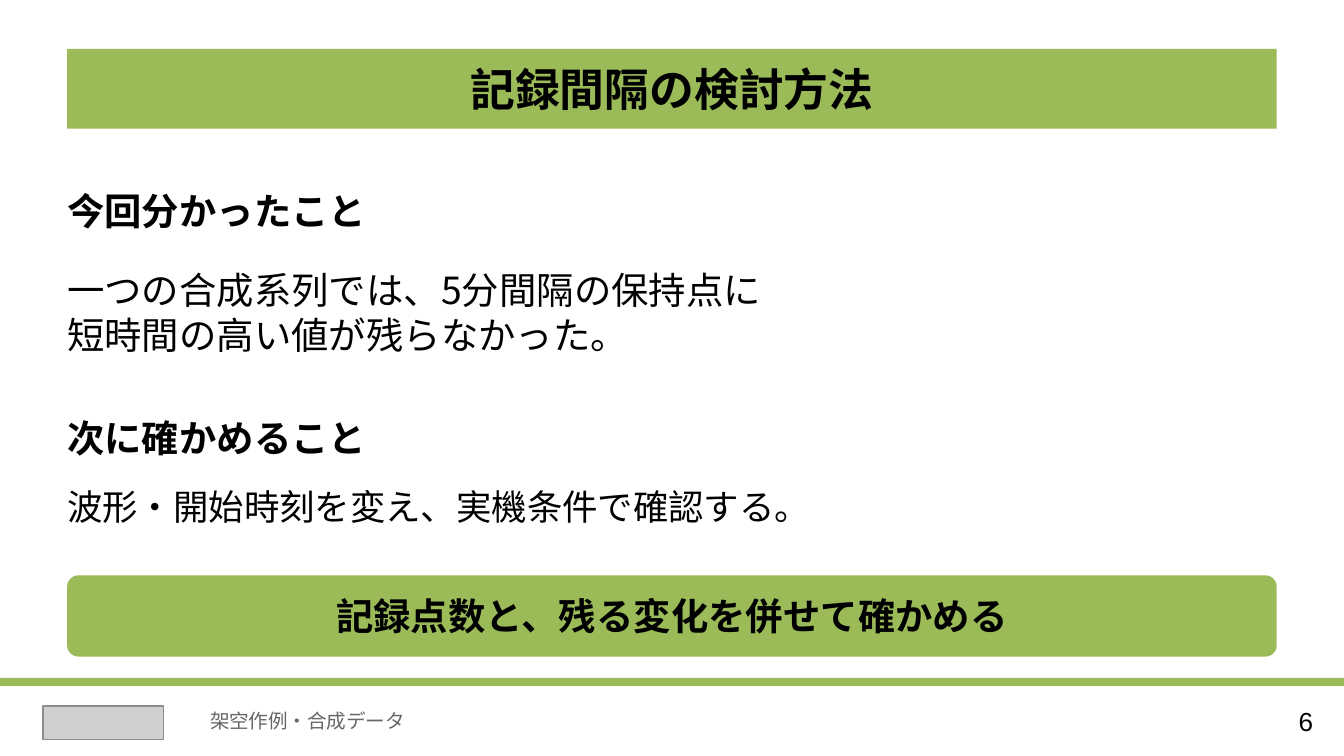
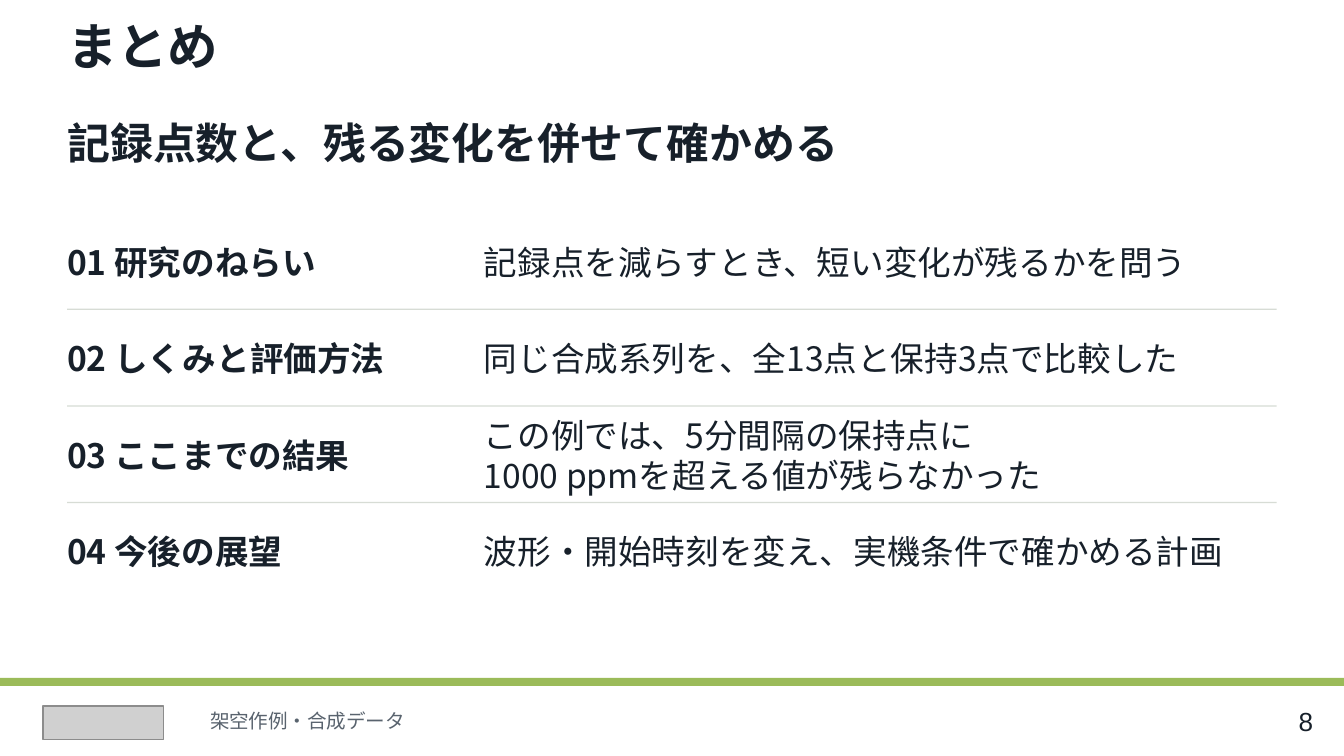
Before and after one commit to cpslab/skill-create-slides, a slide deck: slide 8 of assets/visual-reference/cps-layout-reference.pptx (slide 6 before the commit). Drawn at 1344x756 pixels with LibreOffice and Linux fonts; fonts in the diff are those of the drawing; grey boxes stand for pictures. Boxes give left, top, right and bottom in pixels: in the first picture for what was removed or moved away, otherwise in the second. Text is boxed around its words. In the diff, an @@ line names an element or a change of style, - is before the commit and + after.

```diff
--- a/assets/visual-reference/cps-layout-reference.pptx
+++ b/assets/visual-reference/cps-layout-reference.pptx
@@ text added at <box>67,24,218,68</box>, 27 pt, text #17202A, bold @@
+まとめ
@@ rectangle removed at <box>67,48,1277,128</box> @@
-記録間隔の検討方法
@@ text "記録点数と、残る変化を併せて確かめる": place and size @@
-text "記録点数と、残る変化を併せて確かめる" at <box>67,575,1277,656</box>
+text "記録点数と、残る変化を併せて確かめる" at <box>67,122,838,163</box>
@@ text "記録点数と、残る変化を併せて確かめる" at <box>67,122,838,163</box>: size 20 to 23 pt, text colour #000000 to #17202A; alignment centre to left; fill #9BBB59 to none @@
@@ text removed at <box>67,193,366,229</box> @@
-今回分かったこと
@@ text added at <box>67,246,316,278</box>, 18 pt, text #17202A, bold @@
+01 研究のねらい
@@ text added at <box>484,246,1187,278</box>, 18 pt, text #17202A @@
+記録点を減らすとき、短い変化が残るかを問う
@@ text removed at <box>67,272,761,352</box> @@
-一つの合成系列では、5分間隔の保持点に
-短時間の高い値が残らなかった。
@@ rectangle added at <box>67,309,1277,310</box>, fill #D7DCD5 @@
@@ text added at <box>67,342,384,374</box>, 18 pt, text #17202A, bold @@
+02 しくみと評価方法
@@ text added at <box>484,342,1178,374</box>, 18 pt, text #17202A @@
+同じ合成系列を、全13点と保持3点で比較した
@@ rectangle added at <box>67,406,1277,407</box>, fill #D7DCD5 @@
@@ text added at <box>484,419,1041,496</box>, 18 pt, text #17202A @@
+この例では、5分間隔の保持点に
+1000 ppmを超える値が残らなかった
@@ text removed at <box>67,420,366,456</box> @@
-次に確かめること
@@ text added at <box>67,439,349,471</box>, 18 pt, text #17202A, bold @@
+03 ここまでの結果
@@ rectangle added at <box>67,501,1277,503</box>, fill #D7DCD5 @@
@@ text added at <box>67,535,282,567</box>, 18 pt, text #17202A, bold @@
+04 今後の展望
@@ text at <box>484,535,1223,567</box>: text changed; size 19 to 18 pt; text colour #000000 to #17202A @@
-波形・開始時刻を変え、実機条件で確認する。
+波形・開始時刻を変え、実機条件で確かめる計画
@@ text at <box>1299,712,1314,732</box>: text changed; text colour #000000 to #17202A @@
-6
+8
```
Also in this commit, not shown: 4 other slides changed, 3 slides added, 1 slide removed, 25 other files.
